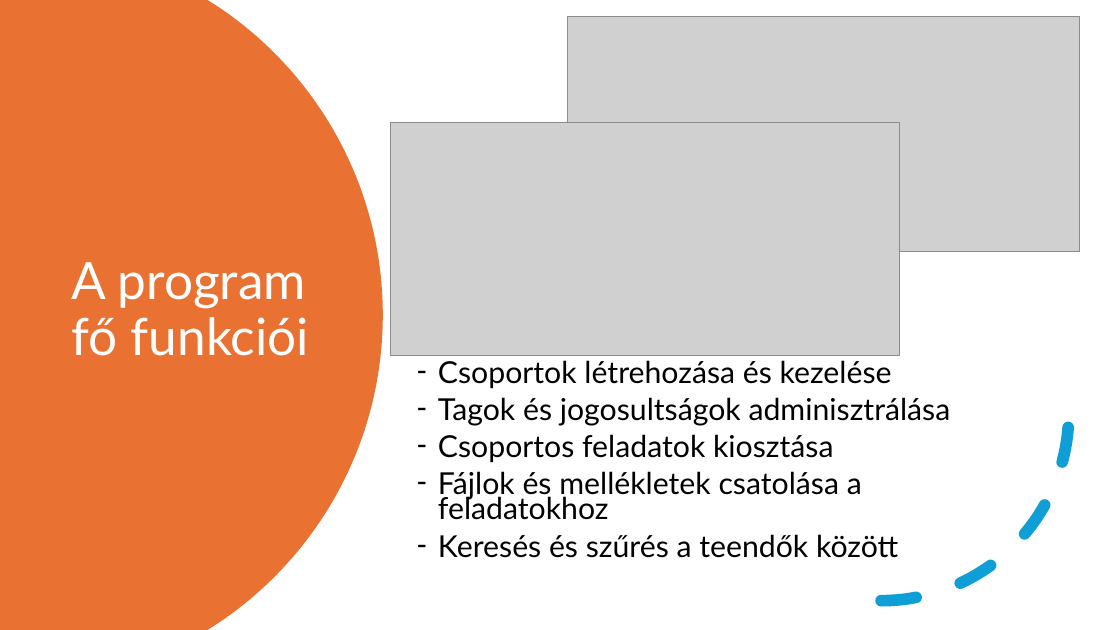
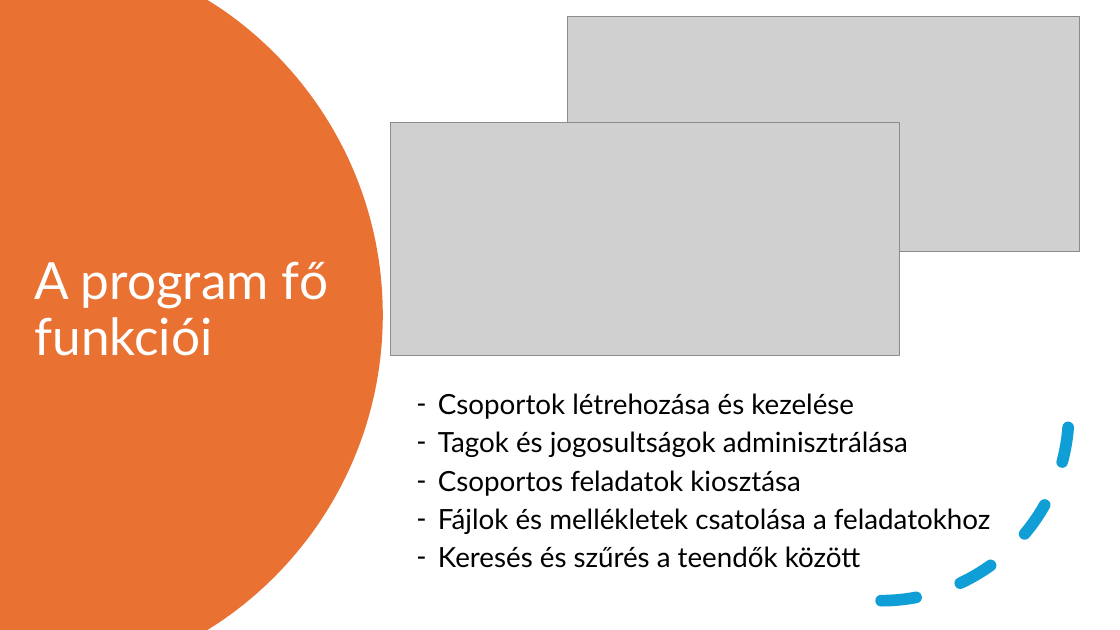
Before and after one commit to FesetoImre5/13_S1_8_vizsgaremek, a slide deck: slide 6 of Dokumentacio/Calentasker_bemutató.pptx (slide 4 before the commit). Drawn at 1120x630 pixels with LibreOffice and Linux fonts; fonts in the diff are those of the drawing; grey boxes stand for pictures. Boxes give left, top, right and bottom in pixels: in the first picture for what was removed or moved away, otherwise in the second. Text is boxed around its words. In the diff, an @@ line names an element or a change of style, - is before the commit and + after.

```diff
--- a/Dokumentacio/Calentasker_bemutató.pptx
+++ b/Dokumentacio/Calentasker_bemutató.pptx
@@ title "A program fő funkciói" rewrapped from bbox=[71, 262, 309, 356] to bbox=[35, 261, 328, 356] @@
@@ text "Csoportok létrehozása és kezelése": place and size @@
-text "Csoportok létrehozása és kezelése" at bbox=[438, 360, 951, 558]
+text "Csoportok létrehozása és kezelése" at bbox=[438, 393, 991, 568]
@@ text "Csoportok létrehozása és kezelése" at bbox=[438, 393, 991, 568]: size 25.9 to 23.8 pt; line spacing 0.7 to 0.8 @@
```
Also in this commit, not shown: 9 other slides changed, 2 slides added, 1 other file.
